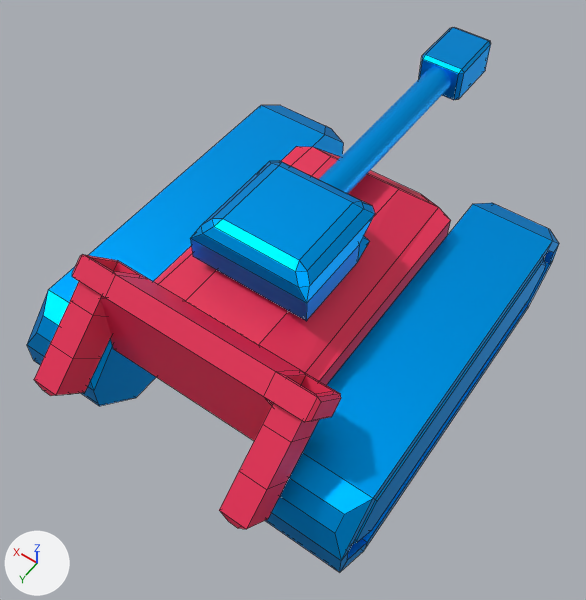
A saved change to the Blender file assets/tanks/tank_assault.blend.
Rendered twice from a 50 mm camera at (-7.84, 13.0, 17.15) aimed at (-0.85, 3.2, 1.76). Every picture has the same lights, and +X, +Y and +Z are marked at lower left. Mesh edges are drawn as thin lines on the coarser meshes.

Names of what the first picture shows: 'base', 'left_wheel', 'pipe', 'pipe_cup', 'right_wheel', 'turret_mount'.
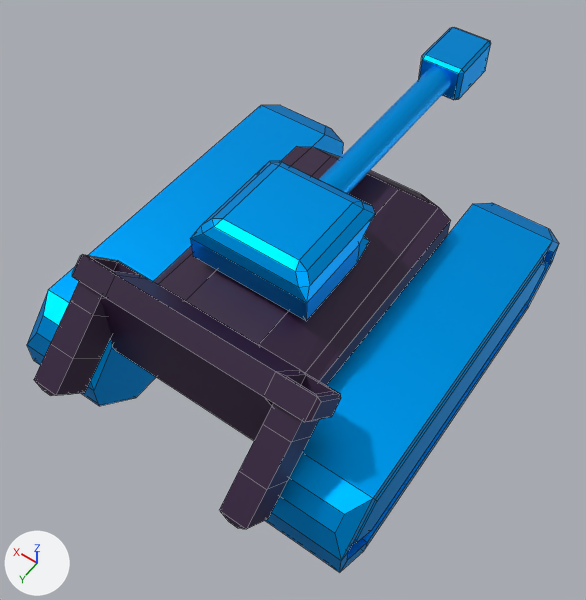
The newer file is also turned or shifted as a whole; pictures and numbers use the older file's frame.

The change, as JSON lines over the scene's bpy script:
```json
{"op": "set", "path": "mat_material.base_color", "old": "(0.8, 0.0195, 0.0871)", "new": "(0.0278, 0.00729, 0.0425)", "note": "red #e72653 -> dark purple #2e153a"}
```

Where the change shows, as pixel boxes [x1, y1, x2, y2] in the pictures (586 x 600 px):
```json
{"object": "base", "change": "recoloured", "before": [34, 147, 451, 529], "after": [34, 147, 451, 529], "on screen": "red to purple"}
```
